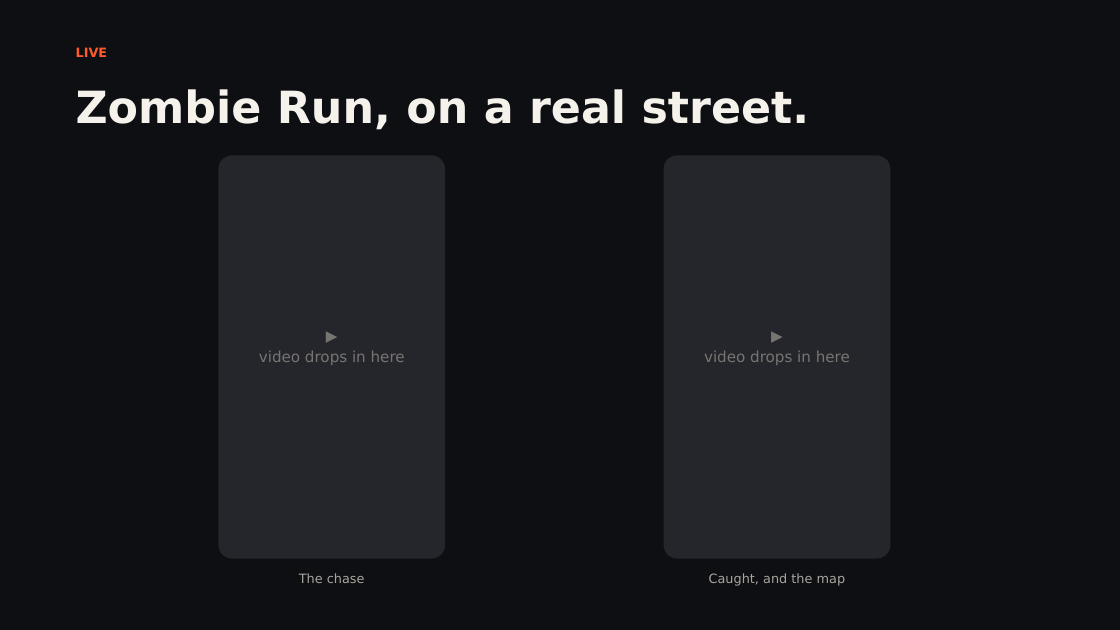
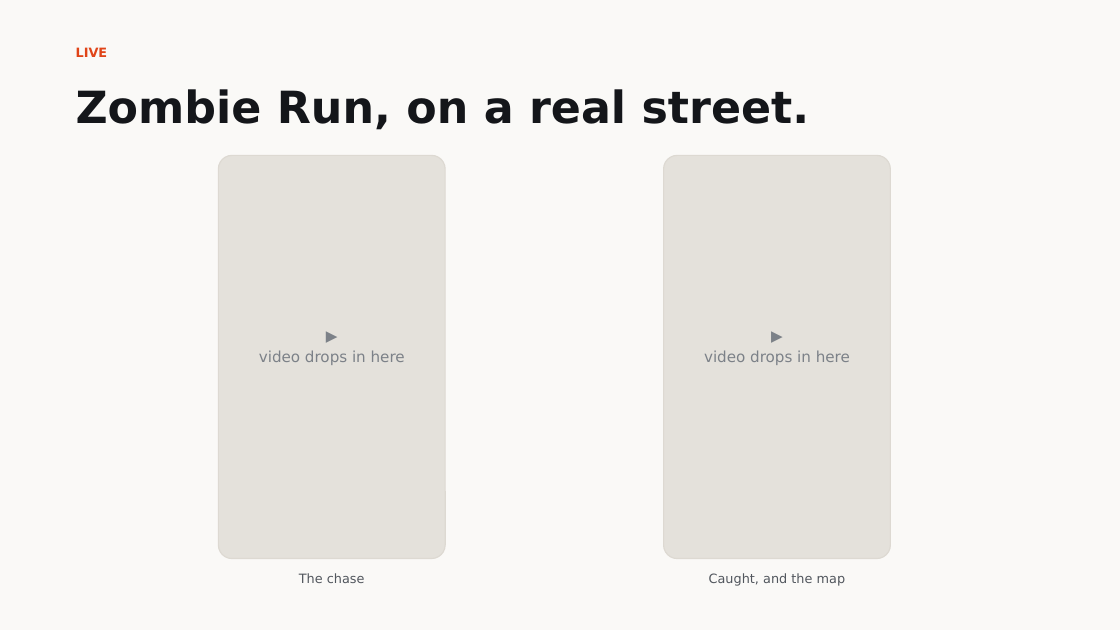
Before and after one commit to omkarrr88/ClashFit, a slide deck: slide 7 of ClashFit.pptx. Drawn at 1120x630 pixels with LibreOffice and Linux fonts; fonts in the diff are those of the drawing. Boxes give left, top, right and bottom in pixels: in the first picture for what was removed or moved away, otherwise in the second. Text is boxed around its words. In the diff, an @@ line names an element or a change of style, - is before the commit and + after.

```diff
--- a/ClashFit.pptx
+++ b/ClashFit.pptx
@@ rectangle at [0,0,1120,630]: fill #0E0F12 to #FAF9F7 @@
@@ text "LIVE" at [76,47,108,57]: text colour #FF5A2C to #E04418 @@
@@ text "Zombie Run, on a real ..." at [76,89,810,130]: text colour #F5F2EC to #14161A @@
@@ rounded rectangle at [218,155,445,559]: fill #24262C to #E4E1DB; outline none to #DDD9D2 1 pt @@
@@ rounded rectangle at [664,155,891,559]: fill #24262C to #E4E1DB; outline none to #DDD9D2 1 pt @@
@@ text "▶" at [259,350,405,365]: text colour #777571 to #7C8188 @@
@@ text "▶" at [704,350,850,365]: text colour #777571 to #7C8188 @@
@@ text "The chase" at [299,573,365,583]: text colour #A8A59F to #51565D @@
@@ text "Caught, and the map" at [709,573,846,586]: text colour #A8A59F to #51565D @@
```
Also in this commit, not shown: 9 other slides changed, 2 other files.
